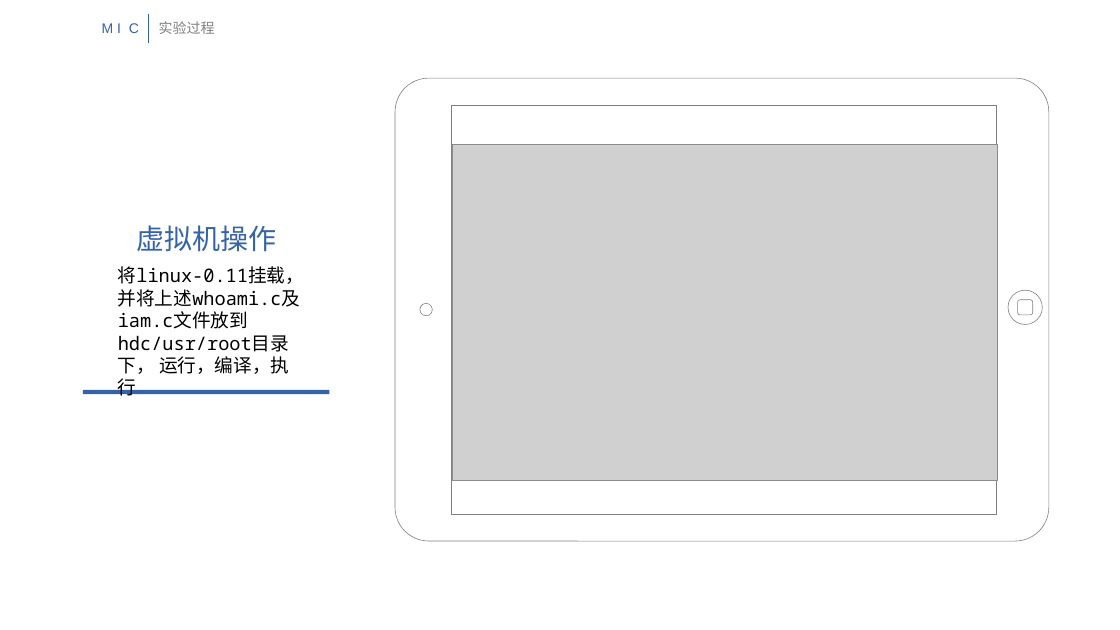
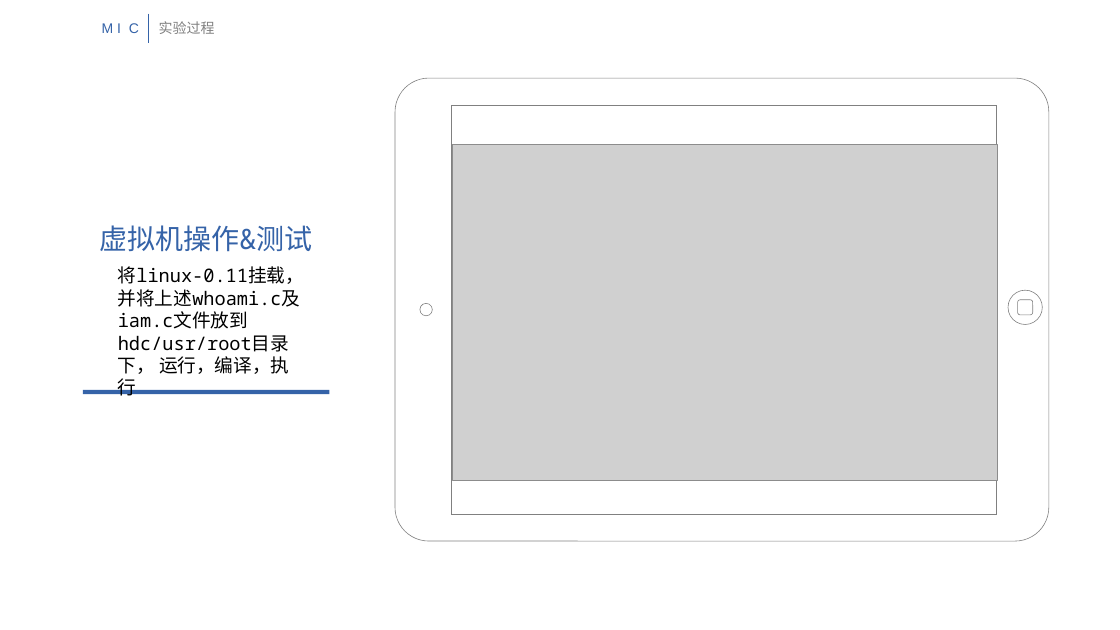
Before and after one commit to HITAmigos/MIC, a slide deck: slide 10 of oslab_report/oslab2.pptx (slide 9 before the commit). Drawn at 1120x630 pixels with LibreOffice and Linux fonts; fonts in the diff are those of the drawing; grey boxes stand for pictures. Boxes give left, top, right and bottom in pixels: in the first picture for what was removed or moved away, otherwise in the second. Text is boxed around its words. In the diff, an @@ line names an element or a change of style, - is before the commit and + after.

```diff
--- a/oslab_report/oslab2.pptx
+++ b/oslab_report/oslab2.pptx
@@ text at [100,225,313,252]: text changed @@
-虚拟机操作
+虚拟机操作&测试
```
Also in this commit, not shown: 6 other slides changed, 3 slides added, 5 other files.
